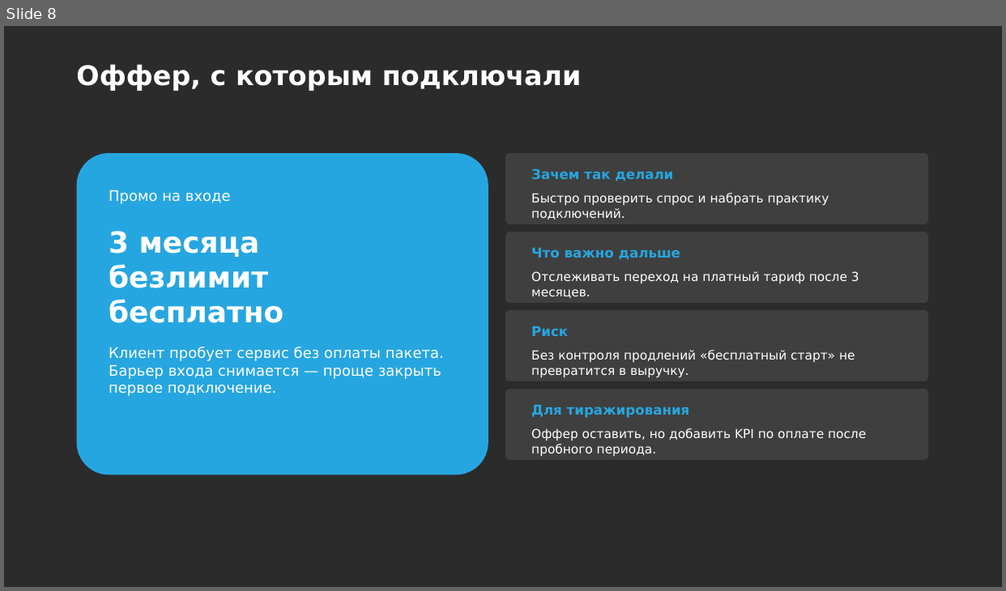
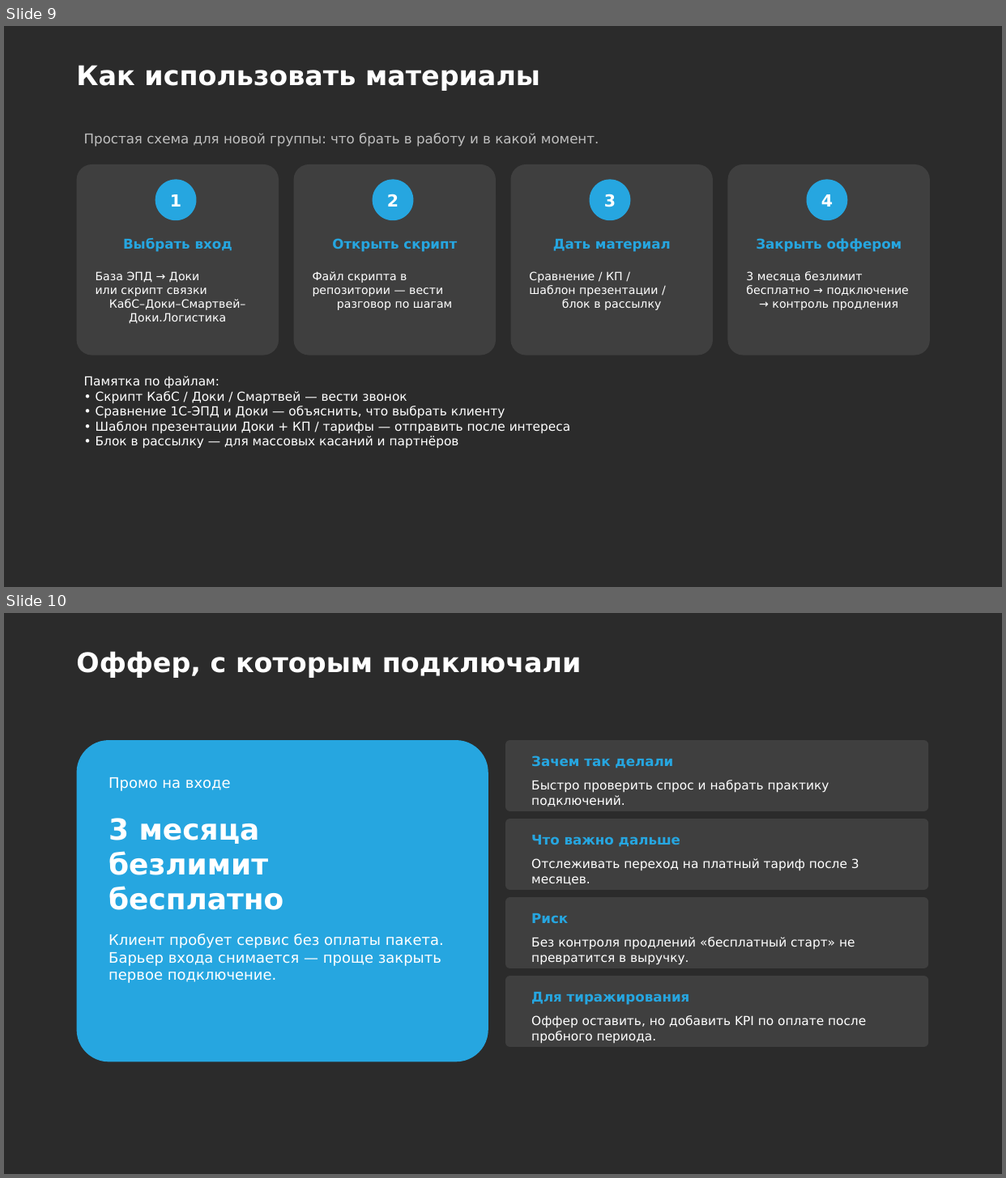
Before and after one commit to daaanilNikonov/for-lisa, a slide deck: presentation/Доки_Аналитика_защита_и_тиражирование.pptx. Shown one above the other, each under a label of ours: slide 8 before the commit, slides 9 and 10 after it. The pictures are 1006x591 and 1006x1178 pixels, drawn with LibreOffice and Linux fonts; fonts in the diff are those of the drawing; background and template pictures are left out; a plain dark background stands for a picture behind light text. Boxes give left, top, right and bottom in pixels: in the first picture for what was removed or moved away, otherwise in the second. Text is boxed around its words. In the diff, an @@ line names an element or a change of style, - is before the commit and + after.

```diff
--- a/presentation/Доки_Аналитика_защита_и_тиражирование.pptx
+++ b/presentation/Доки_Аналитика_защита_и_тиражирование.pptx
@@ slide 9 added at box(4, 26, 1002, 587), background picture (left out) @@
@@ title added at box(76, 65, 540, 91), 26 pt, text #FFFFFF, bold @@
+Как использовать материалы
@@ text added at box(84, 133, 599, 147), 13 pt, text #BFBFBF @@
+Простая схема для новой группы: что брать в работу и в какой момент.
@@ rounded rectangle added at box(77, 165, 279, 356), fill #3F3F3F @@
@@ rounded rectangle added at box(294, 165, 496, 356), fill #3F3F3F @@
@@ rounded rectangle added at box(511, 165, 713, 356), fill #3F3F3F @@
@@ rounded rectangle added at box(728, 165, 930, 356), fill #3F3F3F @@
@@ ellipse added at box(155, 179, 197, 220), fill #26A6E0 @@
@@ text added at box(170, 194, 181, 207), 16 pt, text #FFFFFF, bold @@
+1
@@ ellipse added at box(373, 179, 414, 220), fill #26A6E0 @@
@@ text added at box(387, 194, 398, 207), 16 pt, text #FFFFFF, bold @@
+2
@@ ellipse added at box(590, 179, 631, 220), fill #26A6E0 @@
@@ text added at box(604, 194, 616, 207), 16 pt, text #FFFFFF, bold @@
+3
@@ ellipse added at box(807, 179, 848, 220), fill #26A6E0 @@
@@ text added at box(821, 194, 833, 207), 16 pt, text #FFFFFF, bold @@
+4
@@ text added at box(123, 238, 232, 252), 13 pt, text #26A6E0, bold @@
+Выбрать вход
@@ text added at box(332, 238, 457, 252), 13 pt, text #26A6E0, bold @@
+Открыть скрипт
@@ text added at box(553, 239, 671, 252), 13 pt, text #26A6E0, bold @@
+Дать материал
@@ text added at box(756, 238, 902, 252), 13 pt, text #26A6E0, bold @@
+Закрыть оффером
@@ text added at box(96, 271, 246, 323), 11 pt, text #FFFFFF @@
+База ЭПД → Доки
+или скрипт связки
+КабС–Доки–Смартвей–Доки.Логистика
@@ text added at box(313, 271, 452, 310), 11 pt, text #FFFFFF @@
+Файл скрипта в
+репозитории — вести
+разговор по шагам
@@ text added at box(529, 271, 661, 310), 11 pt, text #FFFFFF @@
+Сравнение / КП /
+шаблон презентации /
+блок в рассылку
@@ text added at box(746, 271, 909, 310), 11 pt, text #FFFFFF @@
+3 месяца безлимит
+бесплатно → подключение
+→ контроль продления
@@ text added at box(84, 376, 571, 449), 12 pt, text #FFFFFF @@
+Памятка по файлам:
+• Скрипт КабС / Доки / Смартвей — вести звонок
+• Сравнение 1С-ЭПД и Доки — объяснить, что выбрать клиенту
+• Шаблон презентации Доки + КП / тарифы — отправить после интереса
+• Блок в рассылку — для массовых касаний и партнёров
@@ what was slide 8 is now slide 10 @@
```
Also in this commit, not shown: 9 slides changed, 1 other slide added, 1 other file.
